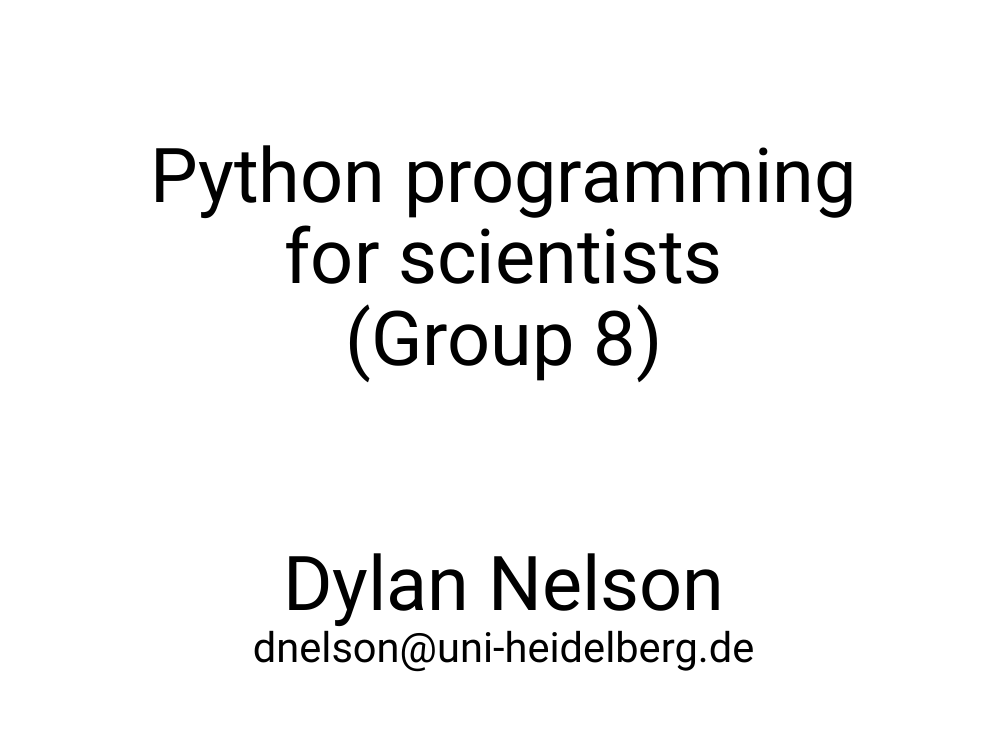
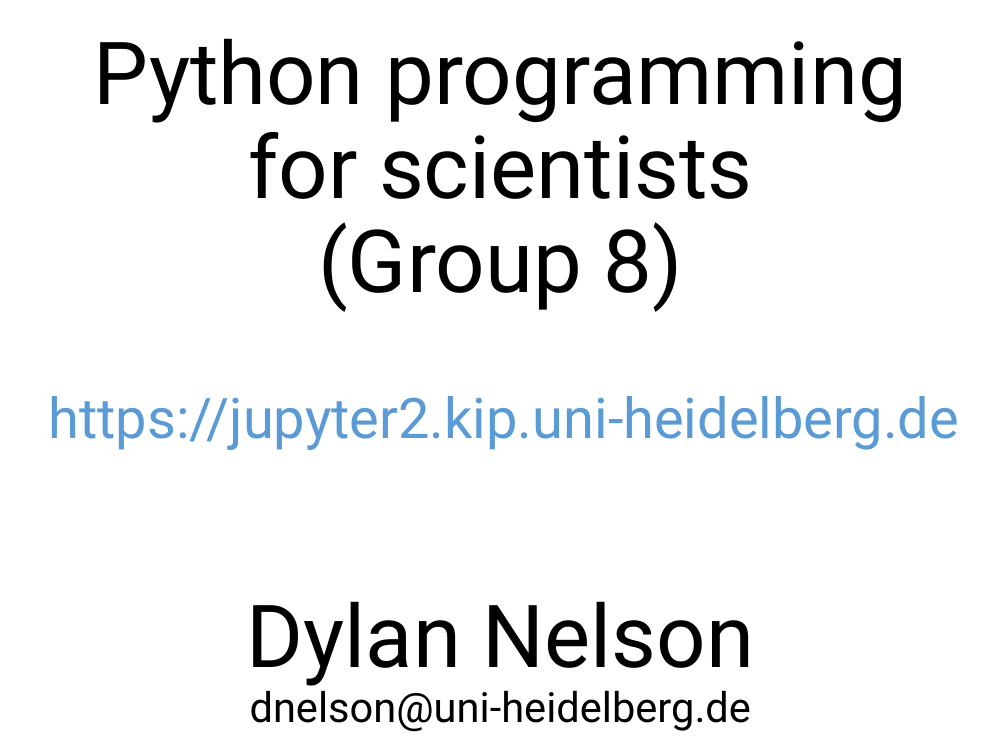
Before and after one commit to nelson-group/pycourse, a slide deck: slide 1 of intro.pptx. Drawn at 1008x756 pixels with LibreOffice and Linux fonts; fonts in the diff are those of the drawing. Boxes give left, top, right and bottom in pixels: in the first picture for what was removed or moved away, otherwise in the second. Text is boxed around its words. In the diff, an @@ line names an element or a change of style, - is before the commit and + after.

```diff
--- a/intro.pptx
+++ b/intro.pptx
@@ title "Python programming for scientists (Group ...": place and size @@
-title "Python programming for scientists (Group ..." at <box>150,145,857,672</box>
+title "Python programming for scientists (Group ..." at <box>94,38,907,732</box>
@@ title "Python programming for scientists (Group ..." at <box>94,38,907,732</box>: size 54 to 62.1 pt in "Python programming for scientists (Group 8) Dylan ..." @@
@@ text added at <box>48,396,959,450</box>, 40 pt, text #5B9BD5 @@
+https://jupyter2.kip.uni-heidelberg.de
```
Also in this commit, not shown: 5 other slides changed, 1 slide removed.
